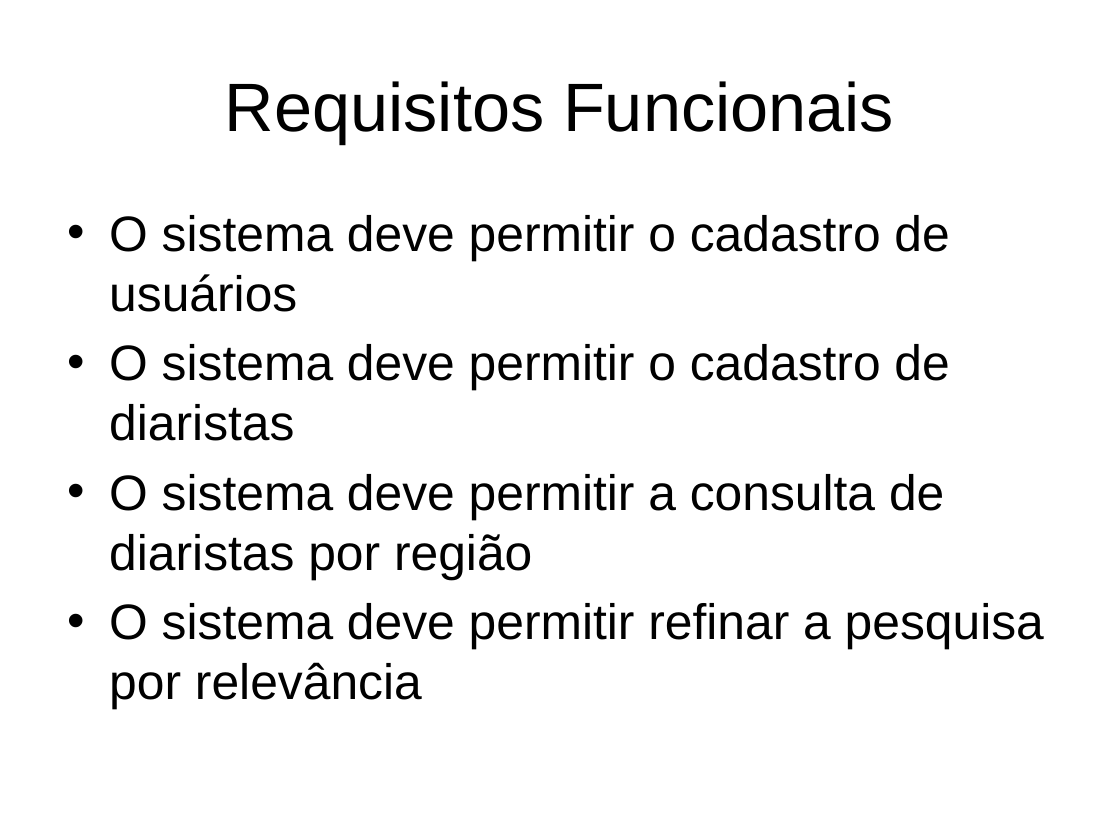
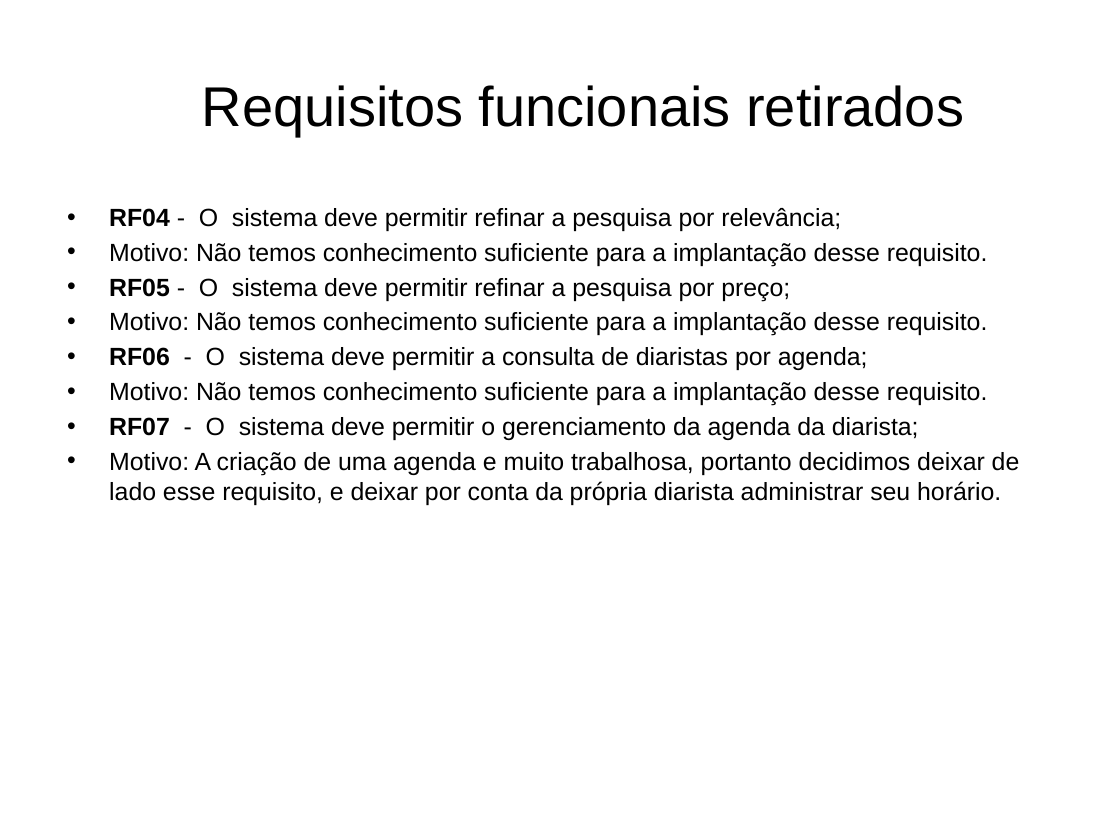
Before and after one commit to douglas-oliveira/Limpai, a slide deck: slide 4 of Docs/Projeto de software apresentação.pptx (slide 10 before the commit). Drawn at 1120x840 pixels with LibreOffice and Linux fonts; fonts in the diff are those of the drawing; background and template pictures are left out. Boxes give left, top, right and bottom in pixels: in the first picture for what was removed or moved away, otherwise in the second. Text is boxed around its words. In the diff, an @@ line names an element or a change of style, - is before the commit and + after.

```diff
--- a/Docs/Projeto de software apresentação.pptx
+++ b/Docs/Projeto de software apresentação.pptx
@@ title at bbox=[202, 85, 964, 135]: text changed; size 44 to 36 pt @@
-Requisitos Funcionais
+Requisitos funcionais retirados
@@ text at bbox=[109, 208, 1020, 505]: text changed; size 32 to 16 pt @@
-• O sistema deve permitir o cadastro de usuários
-• O sistema deve permitir o cadastro de diaristas
-• O sistema deve permitir a consulta de diaristas por região
-• O sistema deve permitir refinar a pesquisa por relevância
+• RF04 - O sistema deve permitir refinar a pesquisa por relevância;
+• Motivo: Não temos conhecimento suficiente para a implantação desse requisito.
+• RF05 - O sistema deve permitir refinar a pesquisa por preço;
+• Motivo: Não temos conhecimento suficiente para a implantação desse requisito.
+• RF06 - O sistema deve permitir a consulta de diaristas por agenda;
+• Motivo: Não temos conhecimento suficiente para a implantação desse requisito.
+• RF07 - O sistema deve permitir o gerenciamento da agenda da diarista;
+• Motivo: A criação de uma agenda e muito trabalhosa, portanto decidimos deixar de lado esse requisito, e deixar por conta da própria diarista administrar seu horário.
```
Also in this commit, not shown: 2 other slides changed, 2 slides added, 10 slides removed.
